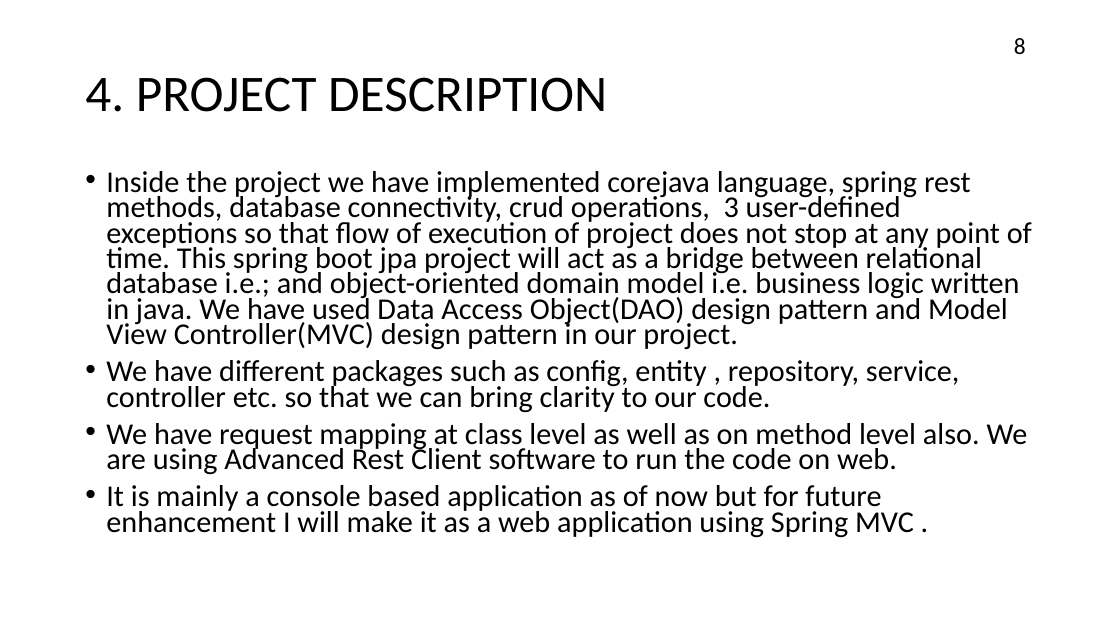
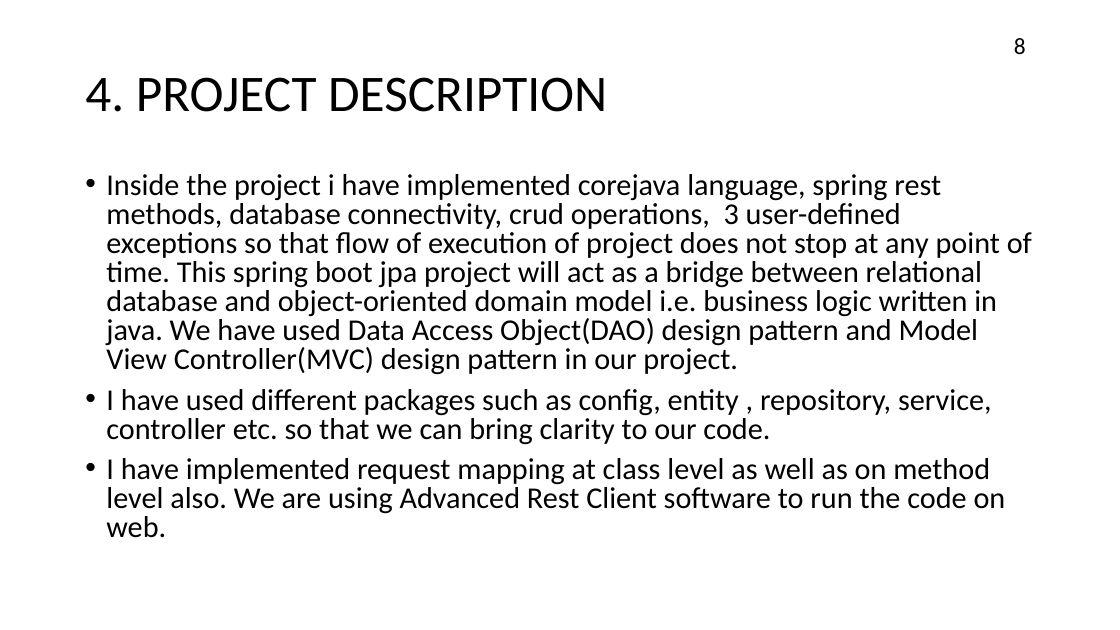
Before and after one commit to TyagiXShivam/springbootlibraryproject, a slide deck: slide 8 of springbootproject.pptx. Drawn at 1120x630 pixels with LibreOffice and Linux fonts; fonts in the diff are those of the drawing. Boxes give left, top, right and bottom in pixels: in the first picture for what was removed or moved away, otherwise in the second. Text is boxed around its words. In the diff, an @@ line names an element or a change of style, - is before the commit and + after.

```diff
--- a/springbootproject.pptx
+++ b/springbootproject.pptx
@@ text at [106,174,1032,538]: text changed @@
-• Inside the project we have implemented corejava language, spring rest methods, database connectivity, crud operations, 3 user-defined exceptions so that flow of execution of project does not stop at any point of time. This spring boot jpa project will act as a bridge between relational database i.e.; and object-oriented domain model i.e. business logic written in java. We have used Data Access Object(DAO) design pattern and Model View Controller(MVC) design pattern in our project.
-• We have different packages such as config, entity , repository, service, controller etc. so that we can bring clarity to our code.
-• We have request mapping at class level as well as on method level also. We are using Advanced Rest Client software to run the code on web.
-• It is mainly a console based application as of now but for future enhancement I will make it as a web application using Spring MVC .
+• Inside the project i have implemented corejava language, spring rest methods, database connectivity, crud operations, 3 user-defined exceptions so that flow of execution of project does not stop at any point of time. This spring boot jpa project will act as a bridge between relational database and object-oriented domain model i.e. business logic written in java. We have used Data Access Object(DAO) design pattern and Model View Controller(MVC) design pattern in our project.
+• I have used different packages such as config, entity , repository, service, controller etc. so that we can bring clarity to our code.
+• I have implemented request mapping at class level as well as on method level also. We are using Advanced Rest Client software to run the code on web.
```
Also in this commit, not shown: 2 other slides changed.
